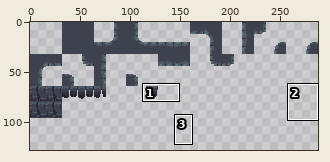
Two states of a sprite sheet, client/img/levelbase.png. Above, an overview of the earlier version with the close-up marked.
Close-up. Before the edit:
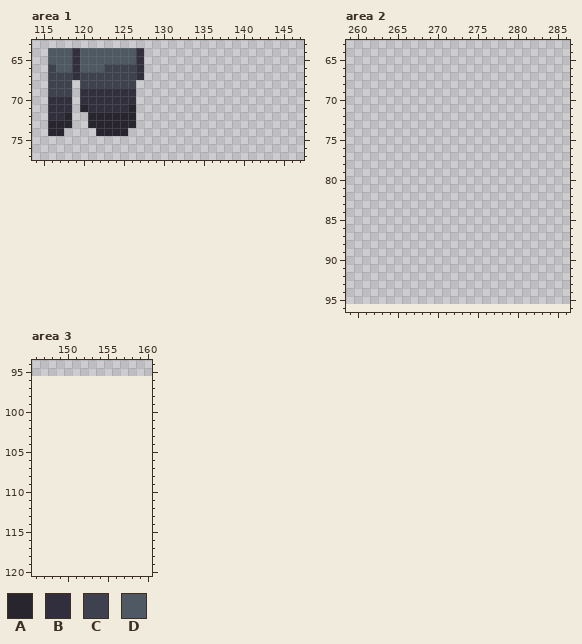
The file is 288x96 pixels. Shown: area 1: x 114..147, y 63..77; area 2: x 259..286, y 63..96; area 3: x 146..160, y 94..120. The old version is drawn lined up with the new one, on the new canvas. The commit also changed other parts of the picture, which this record leaves out.
Palette (. is transparent): A #28252f  B #312e3d  C #3e414e  D #4e5964
Pixels before, area 1, first column x 116:
64 DDDBDDDDDDDB
65 DDDBDDDDDDDB
66 CDDBDDDCCCCB
67 CCCBCCCCCCCB
68 CCC.CCCCCCC.
69 CCC.BBBBBBB.
70 BBB.BBBBBBB.
71 BBB.ABBBBBA.
72 BBA..AAAAAA.
73 AAA..AAAAAA.
74 AA....AAAA..
The result:
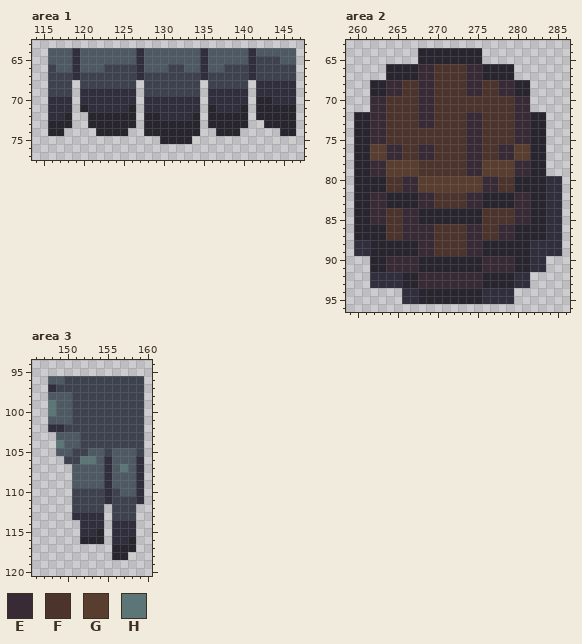
Colours new in this view: E #392b36  F #4c332c  G #593d2e  H #5c7678
Edits made:
canvas 288x96 -> 288x128
Changed rows in their new state; - is an unchanged pixel.
Area 1:
first column x 128:
64 DDDDDDDBDDDDDBDDDDD
65 DDDDDDDBDDDDDBCCCDD
66 DDDCCDDBDDCCCBCCCCC
67 CCCCCCCBCCCCCBCCCCC
68 CCCCCCC-CCCCC-BBBBB
69 CCCCCCC-BBBBB-BBBBB
70 BBBBBBB-BBBBB-AABBB
71 BBBBBBB-ABBBA-AAAAA
72 AABBBBA-AAAAA-AAAAA
73 AAAAAAA-AAAAA--AAAA
74 AAAAAAA--AAA-----AA
75 --AAAA-------------
Area 2:
first column x 260:
64 --------AAAAAAAA----------
65 --------AAAAAAAA----------
66 ----AAAAEEFFFFEEAAAA------
67 ----AAAAEEFFFFEEAAAA------
68 --AAEEFFEEFFFFEEFFEEAA----
69 --AAEEFFEEFFFFEEFFEEAA----
70 --EEFFFFEEFFFFFFFFFFEE----
71 --EEFFFFEEFFFFFFFFFFEE----
72 AAEEFFFFEEFFFFEEFFFFEEAA--
73 AAEEFFFFEEFFFFEEFFFFEEAA--
74 AAEEFFFFFFFFFFEEFFFFEEAA--
75 AAEEFFFFFFFFFFEEFFFFEEAA--
76 AAGGEEFFEEFFFFEEFFEEGGAA--
77 AAGGEEFFEEFFFFEEFFEEGGAA--
78 AAEEGGGGFFFFFFEEGGGGEEAA--
79 AAEEGGGGFFFFFFEEGGGGEEAA--
80 AAAAFFEEGGGGGGGGEEFFAAAABB
81 AAAAFFEEGGGGGGGGEEFFAAAABB
82 AAEEAAAAEEFFFFEEAAAAEEAABB
83 AAEEAAAAEEFFFFEEAAAAEEAABB
84 AAEEFFEEAAAAAAAAFFFFEEAABB
85 AAEEFFEEAAAAAAAAFFFFEEAABB
86 AAAAFFEEEEFFFFEEFFEEAAAABB
87 AAAAFFEEEEFFFFEEFFEEAAAABB
88 BBAAAAAAEEFFFFEEAAAAAABBBB
89 BBAAAAAAEEFFFFEEAAAAAABBBB
90 --AAEEEEAAAAAAAAEEEEAABB--
91 --AAEEEEAAAAAAAAEEEEAABB--
92 --BBBBAAEEEEEEEEAAAABB----
93 --BBBBAAEEEEEEEEAAAABB----
94 ------BBAAAAAAAABBBB------
95 ------BBAAAAAAAABBBB------
Area 3:
first column x 148:
 96 DDCCCCCCCCCC
 97 BCCCCCCCCCCC
 98 DDDCCCCCCCCC
 99 HDDCCCCCCCCC
100 HDDCCCCCCCCC
101 DDDCCCCCCCCC
102 BBCCCCCCCCCC
103 -DDDCCCCCCCC
104 -HDDCCCCCCCC
105 -DDCCDDCDDDC
106 --CCHHDBDDDB
107 ---DDDDBDHDB
108 ---DDDDBDDDB
109 ---DDDDBDDDB
110 ---CCCCBCDDB
111 ---CCCCBCCCB
112 ---CCCC-CCC-
113 ---BBBB-CCC-
114 ----BBB-BBB-
115 ----BBA-BBB-
116 ----AAA-BBA-
117 --------AAA-
118 --------AA--
Boxes around the changes in both close-ups, in picture pixels (x1, y1, x2, y2):
added: (144, 48, 296, 144)
added: (354, 48, 562, 304)
added: (48, 376, 144, 560)
